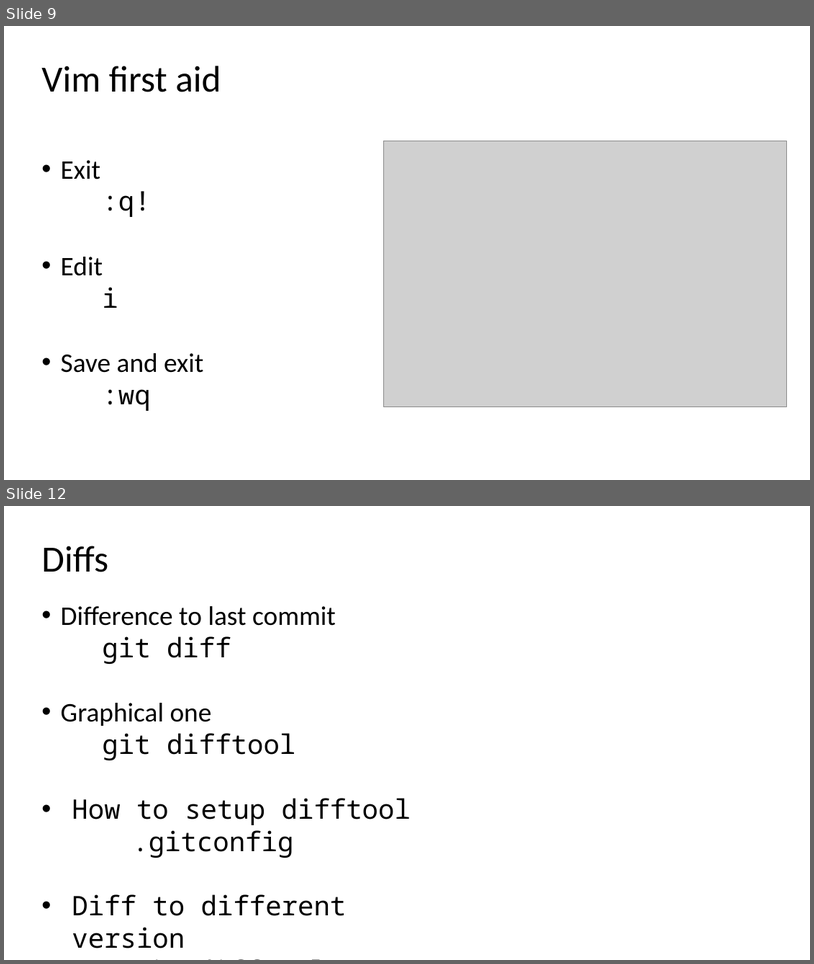
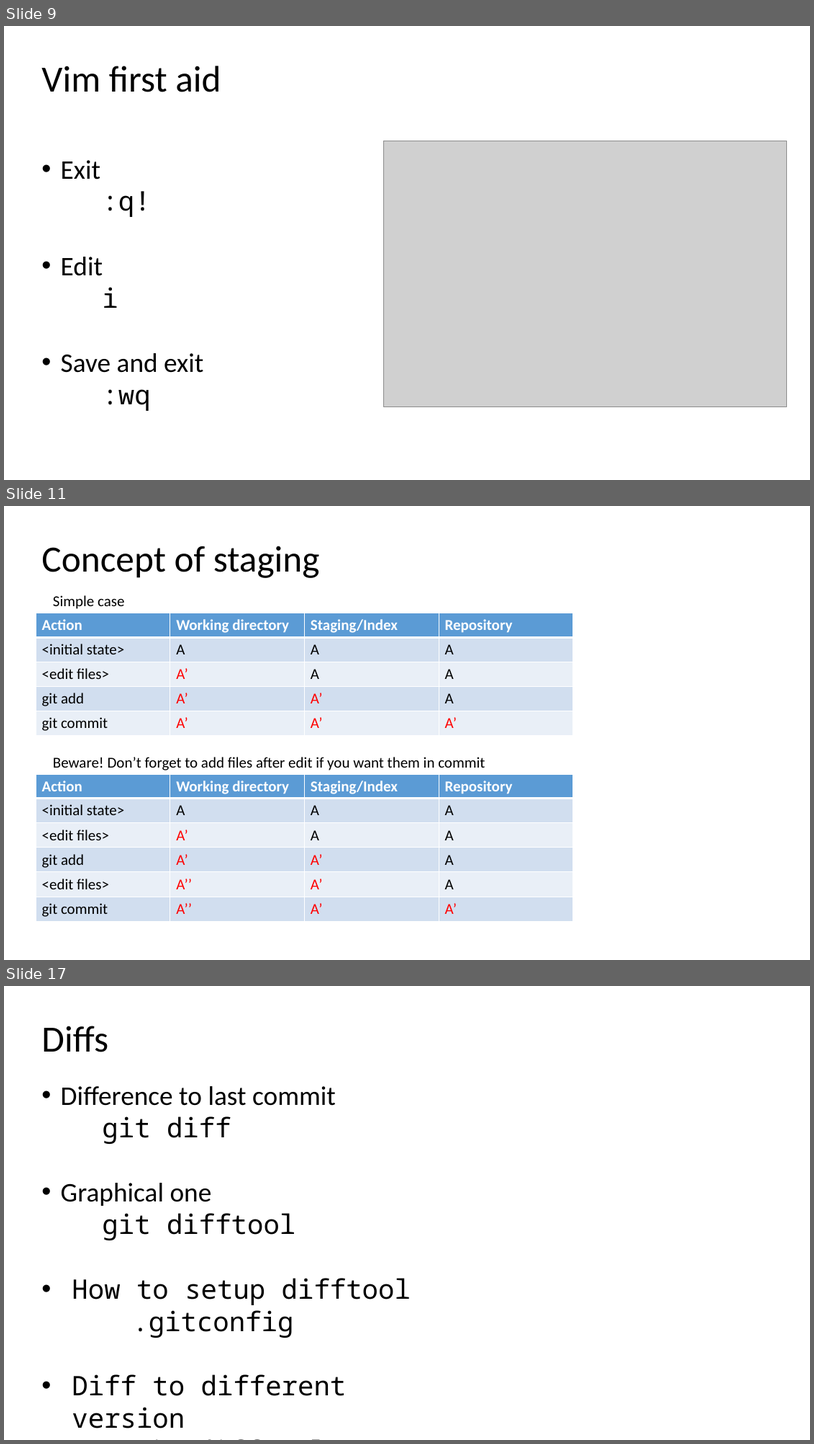
Before and after one commit to ogvolkov/git-101, a slide deck: git101.pptx. Shown one above the other, each under a label of ours: slides 9 and 12 before the commit, slides 9, 11 and 17 after it; the slides between them are not shown. The pictures are 814x964 and 814x1444 pixels, drawn with LibreOffice and Linux fonts; fonts in the diff are those of the drawing; grey boxes stand for pictures. Boxes give left, top, right and bottom in pixels: in the first picture for what was removed or moved away, otherwise in the second. Text is boxed around its words. In the diff, an @@ line names an element or a change of style, - is before the commit and + after.

Commit message:
More on staging and walking around

```diff
--- a/git101.pptx
+++ b/git101.pptx
@@ slide 11 added at (4, 506, 810, 960), background #FFFFFF @@
@@ text added at (41, 546, 320, 578), 44 pt, text #000000 @@
+Concept of staging
@@ table added at (36, 613, 574, 735), 5 rows, 4 columns @@
+Action | Working directory | Staging/Index | Repository
+<initial state> | A | A | A
+<edit files> | A’ | A | A
+git add | A’ | A’ | A
+git commit | A’ | A’ | A’
@@ text added at (53, 595, 124, 609), 18 pt, text #000000 @@
+Simple case
@@ text added at (53, 757, 485, 770), 18 pt, text #000000 @@
+Beware! Don’t forget to add files after edit if you want them in commit
@@ table added at (36, 774, 574, 921), 6 rows, 4 columns @@
+Action | Working directory | Staging/Index | Repository
+<initial state> | A | A | A
+<edit files> | A’ | A | A
+git add | A’ | A’ | A
+<edit files> | A’’ | A’ | A
+git commit | A’’ | A’ | A’
@@ what was slide 12 is now slide 17 @@
```
Also in this commit, not shown: 3 slides changed, 4 other slides added.
